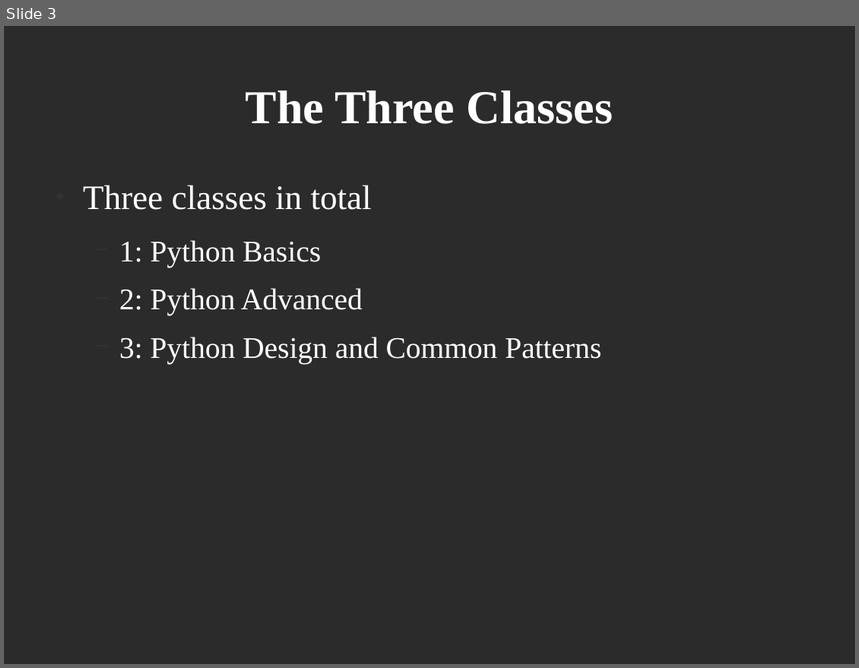
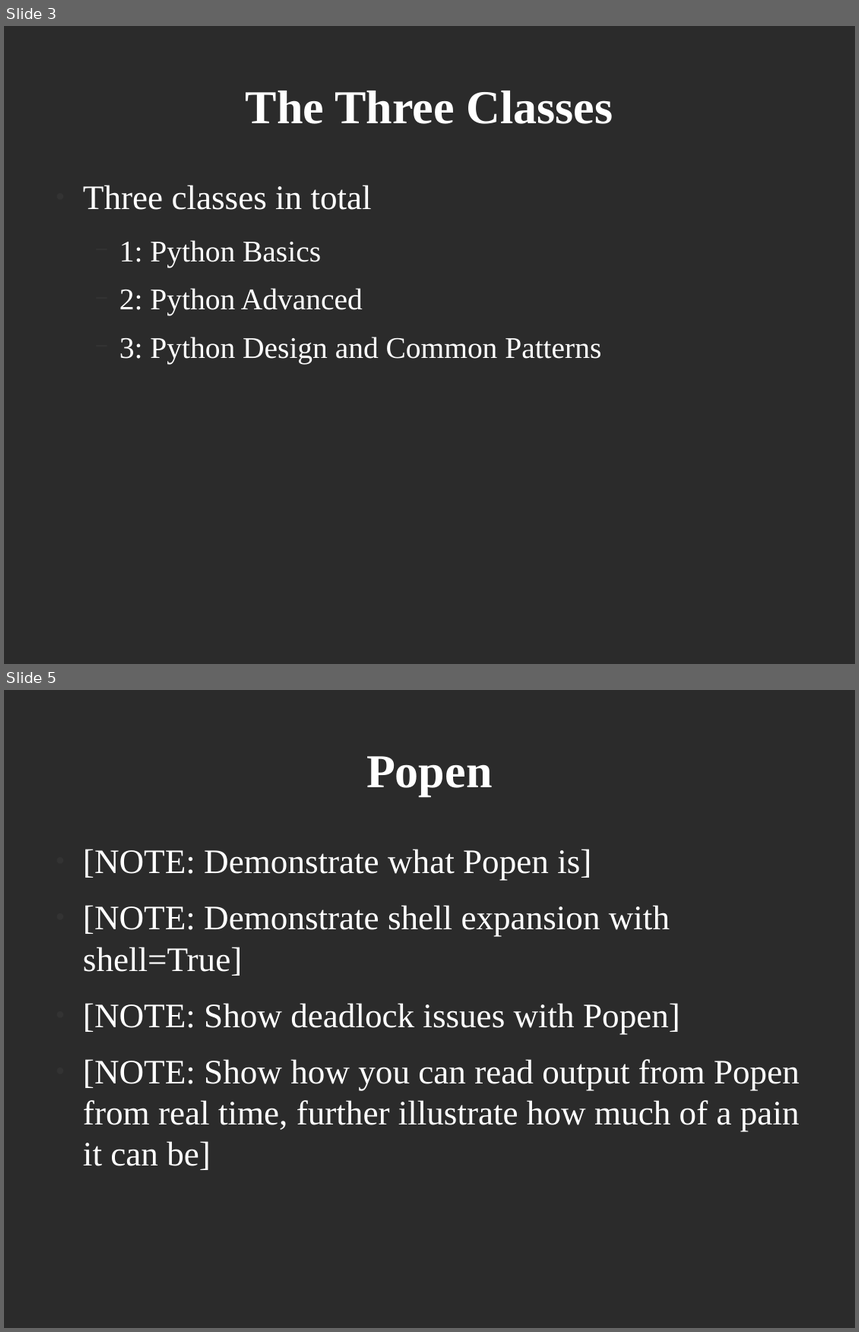
Before and after one commit to dsklopp/python_class, a slide deck: python_day_2.odp. Shown one above the other, each under a label of ours: slide 3 before the commit, slides 3 and 5 after it; the slides between them are not shown. The pictures are 859x668 and 859x1332 pixels, drawn with LibreOffice and Linux fonts; fonts in the diff are those of the drawing; background and template pictures are left out; a plain dark background stands for a picture behind light text. Boxes give left, top, right and bottom in pixels: in the first picture for what was removed or moved away, otherwise in the second. Text is boxed around its words. In the diff, an @@ line names an element or a change of style, - is before the commit and + after.

```diff
--- a/python_day_2.odp
+++ b/python_day_2.odp
@@ slide 5 added at box(4, 690, 855, 1328), background picture (left out) @@
@@ title added at box(367, 756, 492, 796), 44 pt, text #FFFFFF, bold @@
+Popen
@@ text added at box(83, 849, 800, 1170), 32 pt, text #FFFFFF @@
+● [NOTE: Demonstrate what Popen is]
+● [NOTE: Demonstrate shell expansion with shell=True]
+● [NOTE: Show deadlock issues with Popen]
+● [NOTE: Show how you can read output from Popen from real time, further illustrate how much of a pain it can be]
```
Also in this commit, not shown: 1 slide changed, 2 other slides added.
